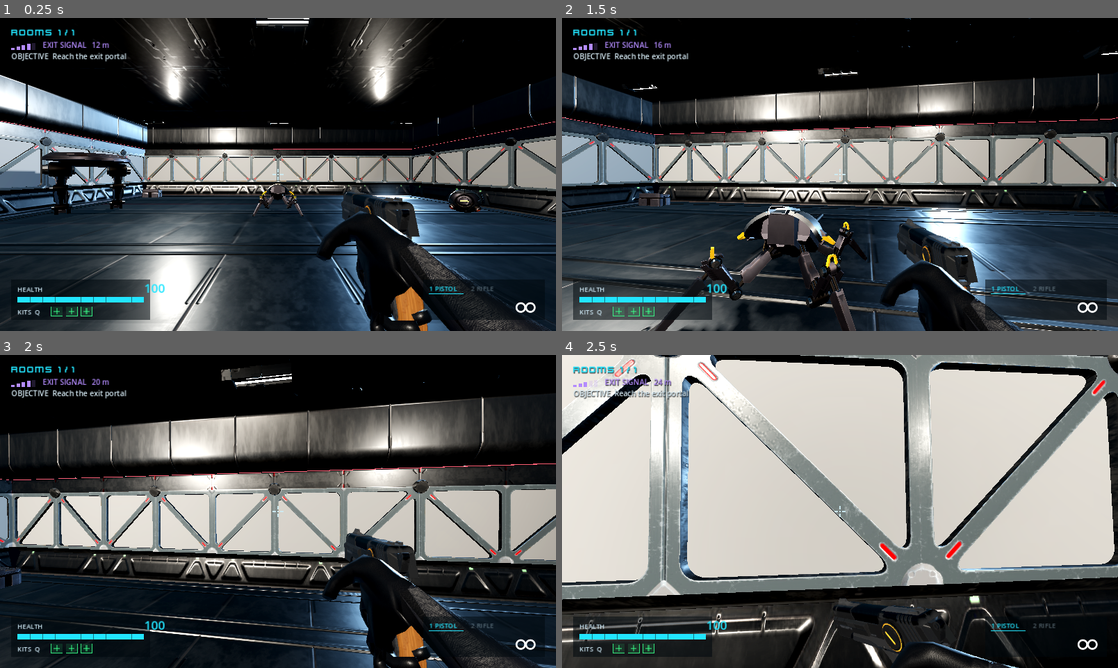
Above: before the commit, frames 1-4 (two rows, left to right).
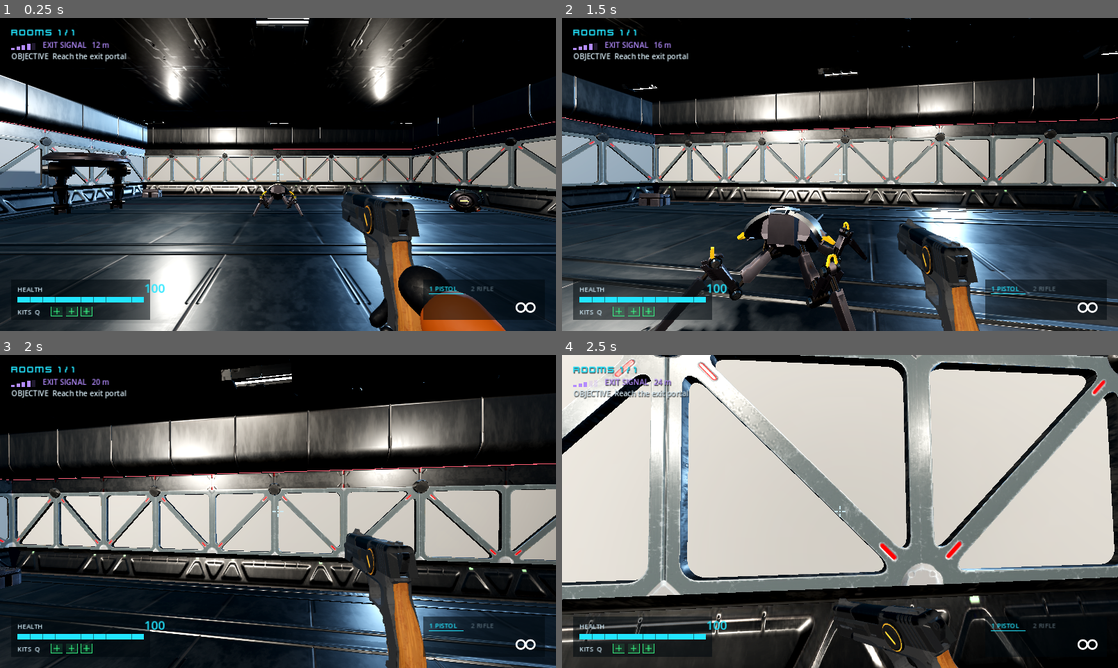
Above: after the commit, the same moments.

Repository: willsertorio/godot-blender
Game: Godot game, scene res://scenes/main.tscn
The game is run twice, just before and just after one commit, with the same random seed, the same clock (stepped at 60 frames per second) and the same inputs.
Inputs (mouse positions are in pixels of both pictures, inside the frame that each line leads up to):
- Up to frame 1 (0.25 s): no input
- Up to frame 2 (1.5 s): move the mouse to (867, 174) at 0.52 s; hold Shift (sprint) 0.53-1.28 s; hold W (move_forward) from 0.53 s (still down); click (867, 174) at 0.67 s; tap Space (jump) at 0.77, 1.07 s; tap H (arm_style, bound only after the commit) at 0.8, 1.35 s; move the mouse to (812, 174) at 1.27 s
- Up to frame 3 (2 s): keep holding W (move_forward); tap Space (jump) at 1.52, 1.55, 1.82 s
- Up to frame 4 (2.5 s): keep holding W (move_forward); move the mouse to (851, 505) at 2.02 s; hold Shift (sprint) from 2.03 s (still down); tap Space (jump) at 2.1 s

The runs differ from the first frame. In frame 1, 5.3% of the frame differs, in the area x 56-100%, y 61-100%; in frame 2, 2.6%; in frame 3, 4.4%; in frame 4, 0.7%.

Commit message:
Hands-only gloves built around each handle (default), H switches hands / full arms / none
- build_hands.py: measures each handle from the gun mesh and grows metaball gloves,
  cuff and sleeve around it (fingers follow the cross-section, so they wrap by construction)
- pose_wrad.py also emits hands_* cut variants (unused); full WRAD arms kept as option
- WeaponHolder arm styles + H toggle (--arms=...), ArmAccent material, reload moves HandL

Co-Authored-By: Claude Opus 5.5 <noreply@anthropic.com>
Claude-Session: https://claude.ai/code/session_01BG5f1AbuPAYmNmnndZXrxf

Diff:
--- a/licenses.csv
+++ b/licenses.csv
@@ -106,3 +106,4 @@
 "Fabric045 (1K PBR texture, sleeve fabric detail) -> assets/textures/fabric/Fabric045/",ambientCG,https://ambientcg.com/view?id=Fabric045,CC0 1.0,2026-11-10
 "Leather031 (1K PBR texture, glove leather detail) -> assets/textures/fabric/Leather031/",ambientCG,https://ambientcg.com/view?id=Leather031,CC0 1.0,2026-11-10
 "WRAD ARMS first-person arms (rig, mesh, UVs) -> assets/models/arms_wrad.glb, arms_pistol.glb, arms_rifle.glb (posed per weapon, re-shaded as gloves/sleeves)",wriks (itch.io),https://wriks.itch.io/wrad-arms,CC0 1.0,2026-11-10
+"Gloved hands built around each gun's handle (assets/models/hands_pistol.glb, hands_rifle.glb)",modelled,blender/scripts/build_hands.py,Original work for this project (no third-party content),2026-11-10
--- a/scripts/game_ui.gd
+++ b/scripts/game_ui.gd
@@ -77,7 +77,7 @@
 	var t := _label("PAUSED", 56, CYAN, true)
 	t.horizontal_alignment = HORIZONTAL_ALIGNMENT_CENTER
 	v.add_child(t)
-	var hint := _label("Lab  ·  Esc to resume", 17, Color(CYAN, 0.75))
+	var hint := _label("Lab  ·  Esc to resume  ·  H switches hands: hands only / full arms / none", 17, Color(CYAN, 0.75))
 	hint.horizontal_alignment = HORIZONTAL_ALIGNMENT_CENTER
 	v.add_child(hint)
 	var b1 := _button("RESUME")
--- a/scripts/main.gd
+++ b/scripts/main.gd
@@ -74,6 +74,8 @@
 	_setup_input()
 	args = _parse_args()
 	base_seed = int(args.seed) if args.has("seed") else int(Time.get_unix_time_from_system()) % 1000000
+	if args.has("arms") and args.arms in WeaponHolder.ARM_MODES:
+		WeaponHolder.arm_mode = args.arms
 	ui = GameUI.new()
 	ui.name = "UI"
 	add_child(ui)
@@ -506,7 +508,7 @@
 		"move_forward": KEY_W, "move_back": KEY_S, "move_left": KEY_A, "move_right": KEY_D,
 		"reload": KEY_R, "interact": KEY_E, "use_kit": KEY_Q,
 		"weapon_1": KEY_1, "weapon_2": KEY_2, "map": KEY_TAB,
-		"sprint": KEY_SHIFT, "jump": KEY_SPACE, "pause": KEY_ESCAPE,
+		"sprint": KEY_SHIFT, "jump": KEY_SPACE, "pause": KEY_ESCAPE, "arm_style": KEY_H,
 	}
 	for action in keys:
 		if not InputMap.has_action(action):
--- a/scripts/material_lib.gd
+++ b/scripts/material_lib.gd
@@ -124,6 +124,11 @@
 		m = _surface(SURFACES[name])
 	elif name.begins_with("Neon"):
 		m = neon(NEON.get(name, NEON.NeonCyan))
+	elif name == "ArmAccent":
+		var ac := StandardMaterial3D.new()
+		ac.albedo_color = Color(0.62, 0.27, 0.05)
+		ac.roughness = 0.55
+		m = ac
 	elif name == "PortalField":
 		var pm := ShaderMaterial.new()
 		pm.shader = load("res://assets/shaders/portal.gdshader")
--- a/scripts/weapon_holder.gd
+++ b/scripts/weapon_holder.gd
@@ -146,6 +146,8 @@
 		switch_to("rifle")
 	if Input.is_action_just_pressed("reload"):
 		start_reload()
+	if Input.is_action_just_pressed("arm_style"):
+		cycle_arm_mode()
 	var w: Dictionary = WEAPONS[current]
 	var want := Input.is_action_pressed("fire") if w.auto else Input.is_action_just_pressed("fire")
 	if want:
@@ -275,17 +277,39 @@
 	tw.tween_callback(spark.queue_free)
 
 
-## Arms baked onto each gun by blender/scripts/pose_wrad.py (WRAD ARMS, CC0). Parented to the
-## gun at -hip, so every gun motion (recoil, sway, reload tilt) carries the hands with it.
+## Arm styles (H cycles them in the lab; --arms=hands|full|none):
+##   hands: gloved hands built around each handle (blender/scripts/build_hands.py), gun frame
+##   full:  WRAD ARMS posed per gun (blender/scripts/pose_wrad.py), camera frame -> placed at -hip
+##   none:  floating guns
+const ARM_MODES := ["hands", "full", "none"]
+static var arm_mode := "hands"
+
+
 func _attach_arms(model: Node3D, w: String) -> void:
-	var path := "res://assets/models/arms_%s.glb" % w
-	if not ResourceLoader.exists(path):
-		return
-	var a := (load(path) as PackedScene).instantiate() as Node3D
-	a.name = "Arms"
-	model.add_child(a)
-	a.position = -(WEAPONS[w].hip as Vector3)
-	MaterialLib.rebind_tree(a)
+	for spec in [["hands", "res://assets/models/hands_%s.glb" % w, Vector3.ZERO],
+			["full", "res://assets/models/arms_%s.glb" % w, -(WEAPONS[w].hip as Vector3)]]:
+		if not ResourceLoader.exists(spec[1]):
+			continue
+		var a := (load(spec[1]) as PackedScene).instantiate() as Node3D
+		a.name = "Arms_" + spec[0]
+		model.add_child(a)
+		a.position = spec[2]
+		MaterialLib.rebind_tree(a)
+	_apply_arm_mode(model)
+
+
+func _apply_arm_mode(model: Node3D) -> void:
+	for m in ARM_MODES:
+		var n := model.get_node_or_null("Arms_" + m) as Node3D
+		if n:
+			n.visible = m == arm_mode
+
+
+func cycle_arm_mode() -> void:
+	arm_mode = ARM_MODES[(ARM_MODES.find(arm_mode) + 1) % ARM_MODES.size()]
+	for k in models:
+		_apply_arm_mode(models[k])
+	print("[arms] ", arm_mode)
 
 
 ## pose = [position, rotation(, scale)]: rotation is Euler degrees (Vector3) or a Basis.
@@ -342,6 +366,15 @@
 
 ## Reload: the support arm swings down out of view and back (rotation on its bicep bone).
 func _support_hand(f: float) -> void:
+	var away := smoothstep(0.15, 0.32, f) * (1.0 - smoothstep(0.48, 0.66, f)) if f > 0.0 else 0.0
+	var hands := view_model.get_node_or_null("Arms_hands")
+	if hands:
+		for n in hands.get_children():
+			if n is Node3D and String(n.name).begins_with("HandL"):
+				if not n.has_meta("rest"):
+					n.set_meta("rest", n.transform)
+				n.transform = n.get_meta("rest")
+				n.position += Vector3(-0.12, -0.3, 0.15) * away
 	var sk := view_model.find_child("Skeleton3D", true, false) as Skeleton3D
 	if sk == null:
 		return
@@ -351,7 +384,6 @@
 	if not has_meta("bicep_rest_%s" % current):
 		set_meta("bicep_rest_%s" % current, sk.get_bone_pose_rotation(b))
 	var rest: Quaternion = get_meta("bicep_rest_%s" % current)
-	var away := smoothstep(0.15, 0.32, f) * (1.0 - smoothstep(0.48, 0.66, f)) if f > 0.0 else 0.0
 	sk.set_bone_pose_rotation(b, Quaternion(Vector3(0.4, 0, 1).normalized(), deg_to_rad(-55) * away) * rest)
 
 
Binary file added: assets/models/hands_pistol.glb
Not shown, added: assets/models/hands_pistol.glb.import
Binary file added: assets/models/hands_rifle.glb
Not shown, added: assets/models/hands_rifle.glb.import
Not shown, changed: CLAUDE.md
